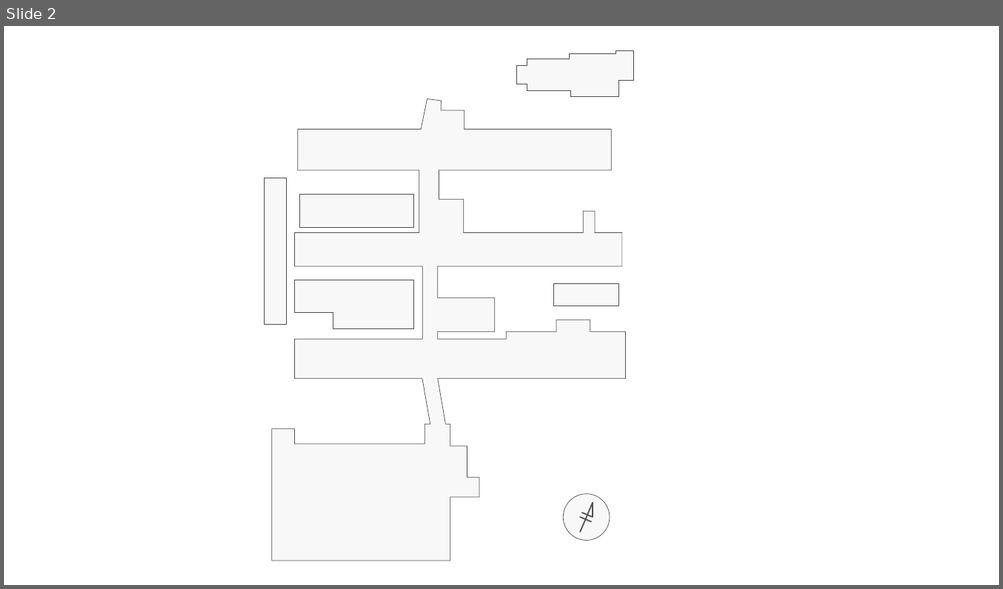
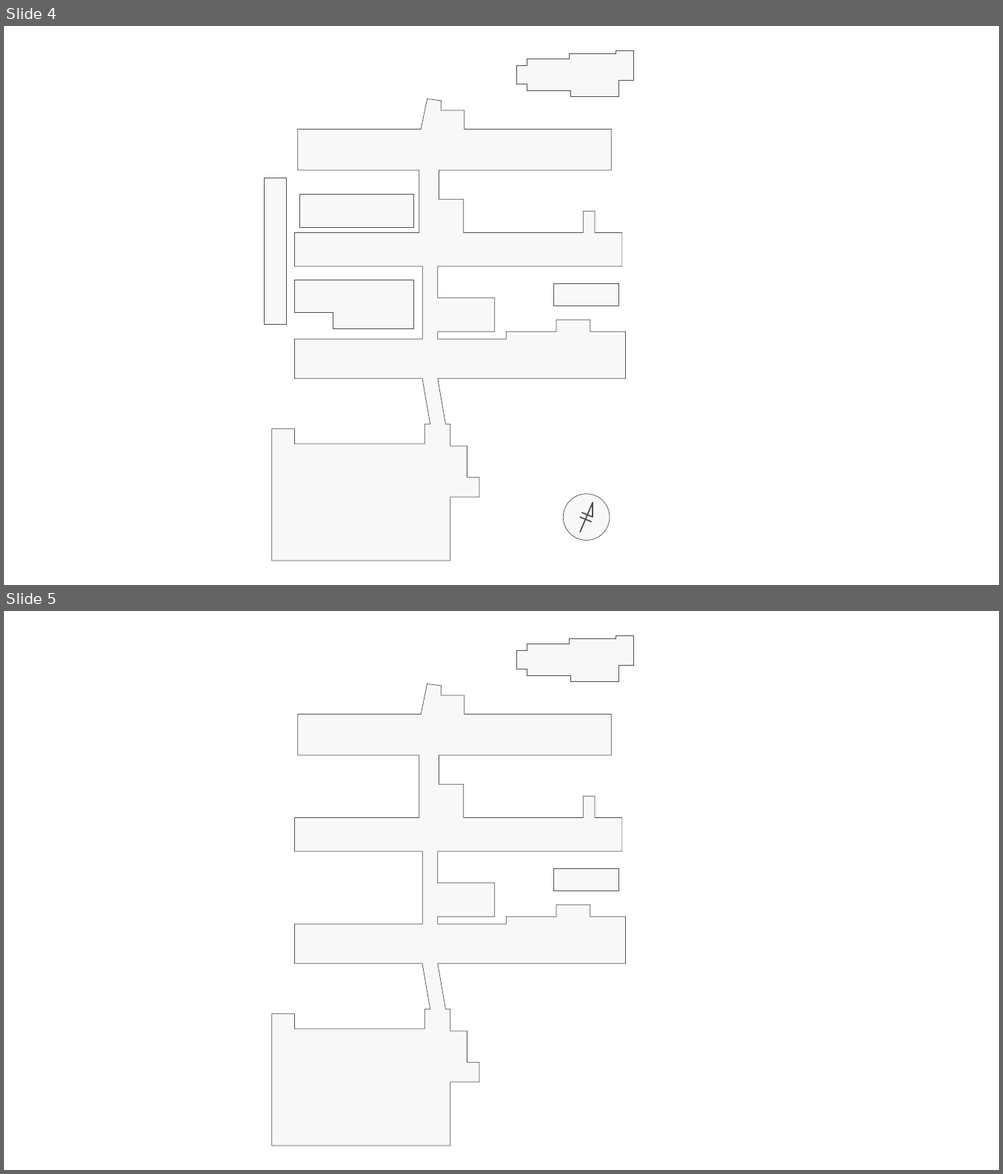
Before and after one commit to nearfactory/toinsai-kagaku, a slide deck: 2d/main.pptx. Shown one above the other, each under a label of ours: slide 2 before the commit, slides 4 and 5 after it. The pictures are 1003x589 and 1003x1174 pixels, drawn with LibreOffice and Linux fonts; fonts in the diff are those of the drawing. Boxes give left, top, right and bottom in pixels: in the first picture for what was removed or moved away, otherwise in the second. Text is boxed around its words. In the diff, an @@ line names an element or a change of style, - is before the commit and + after.

```diff
--- a/2d/main.pptx
+++ b/2d/main.pptx
@@ slide 5 added at (4, 611, 999, 1170), background #FFFFFF @@
@@ freeform shape added at (517, 635, 633, 682), fill #F8F8F8, outline #505050 0.5 pt @@
@@ freeform shape added at (272, 684, 626, 1147), fill #F8F8F8, outline #505050 0.5 pt @@
@@ rectangle added at (554, 869, 620, 891), fill #F8F8F8, outline #505050 0.5 pt @@
@@ what was slide 2 is now slide 4 @@
```
Also in this commit, not shown: 3 other slides added, 7 other files.
